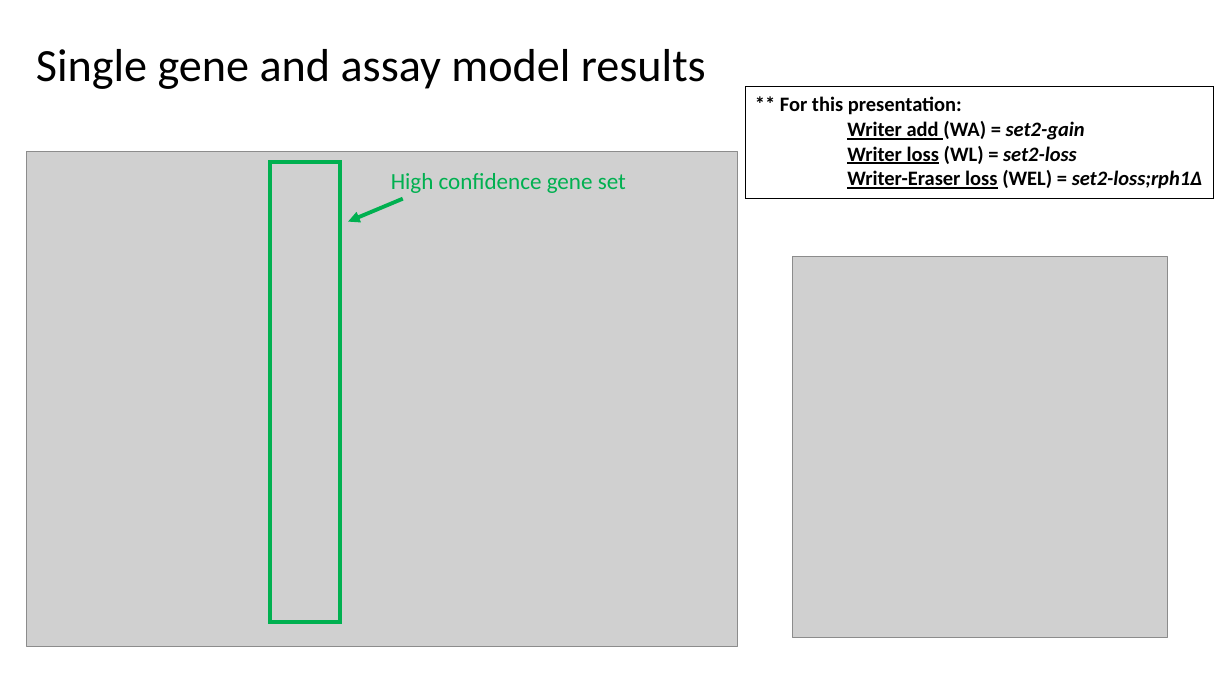
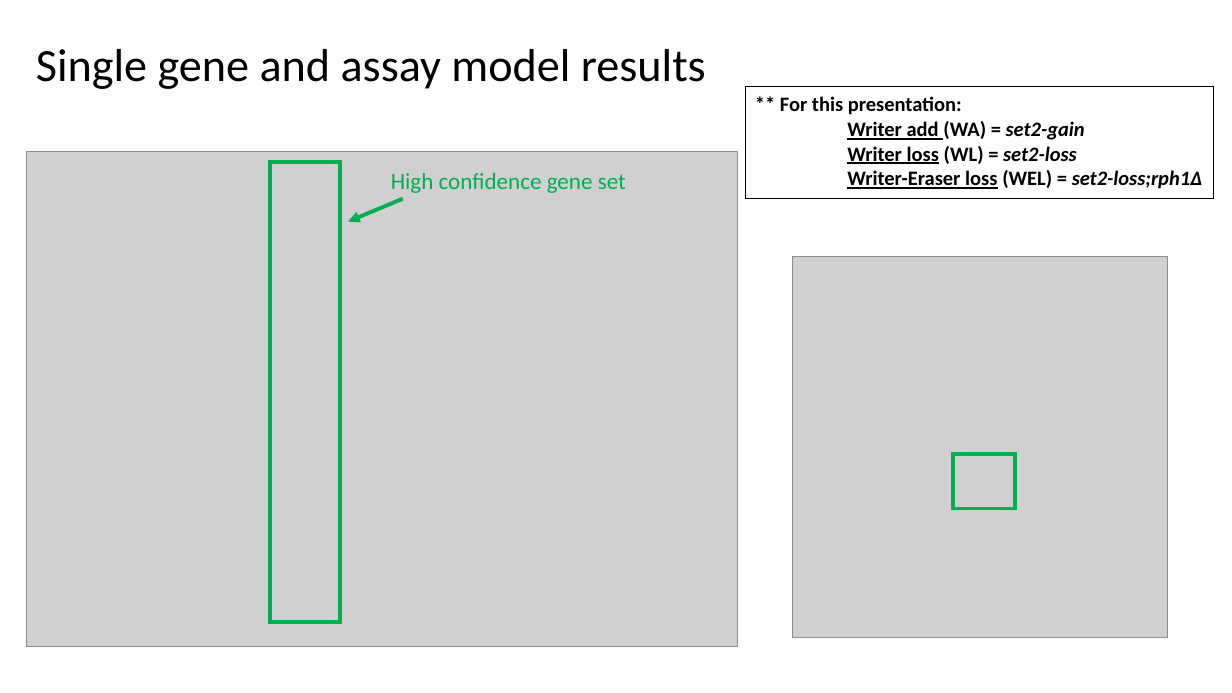
Before and after one commit to gkeele/chipseq-gene-dynamics, a slide deck: slide 6 of slides/greg_austin_modeling_data_050919.pptx. Drawn at 1232x693 pixels with LibreOffice and Linux fonts; fonts in the diff are those of the drawing; grey boxes stand for pictures. Boxes give left, top, right and bottom in pixels: in the first picture for what was removed or moved away, otherwise in the second. Text is boxed around its words. In the diff, an @@ line names an element or a change of style, - is before the commit and + after.

```diff
--- a/slides/greg_austin_modeling_data_050919.pptx
+++ b/slides/greg_austin_modeling_data_050919.pptx
@@ rectangle added at bbox=[953, 454, 1016, 508], outline #00B050 3 pt @@
```
Also in this commit, not shown: 4 other slides changed, 3 slides added, 1 slide removed.
